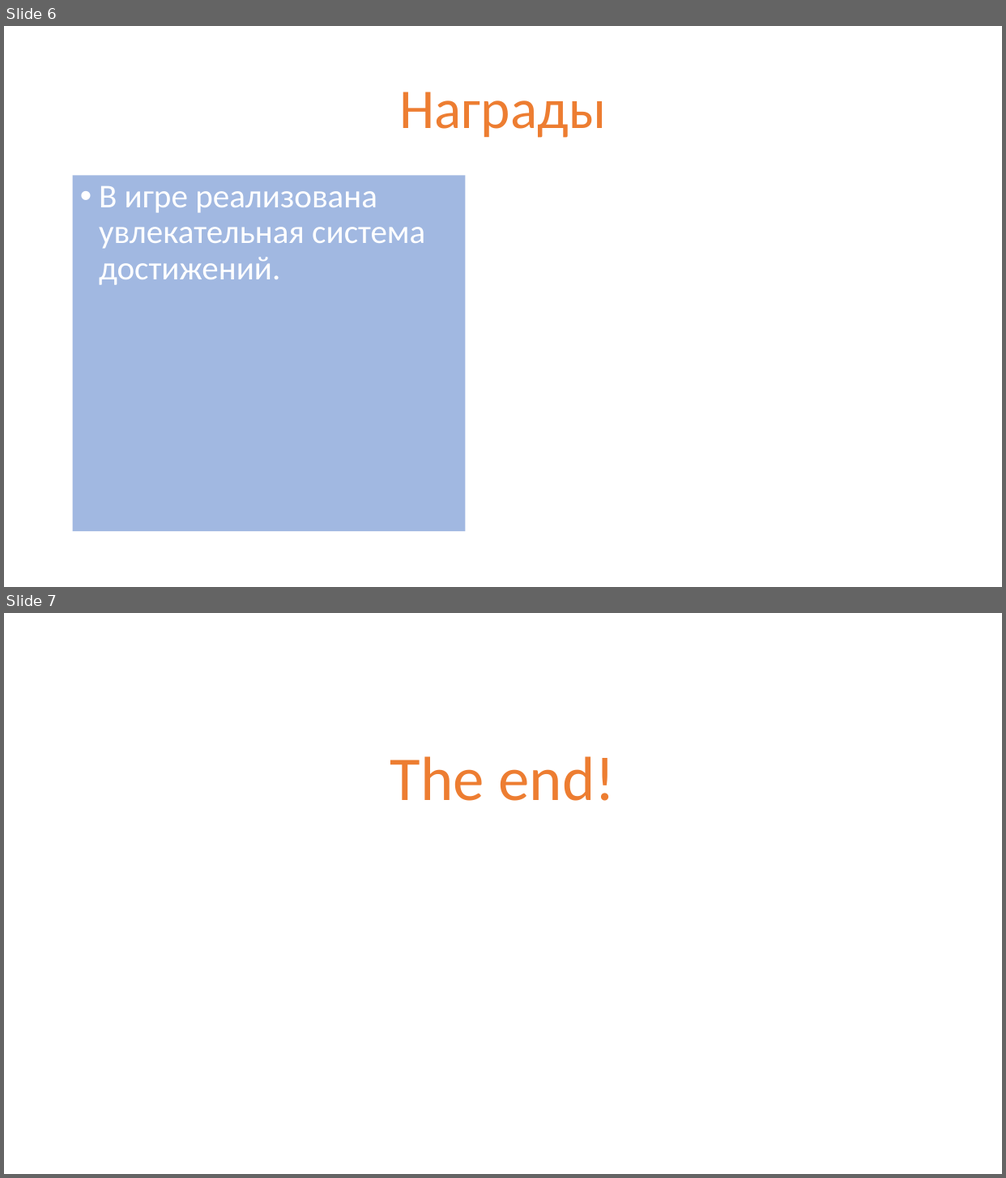
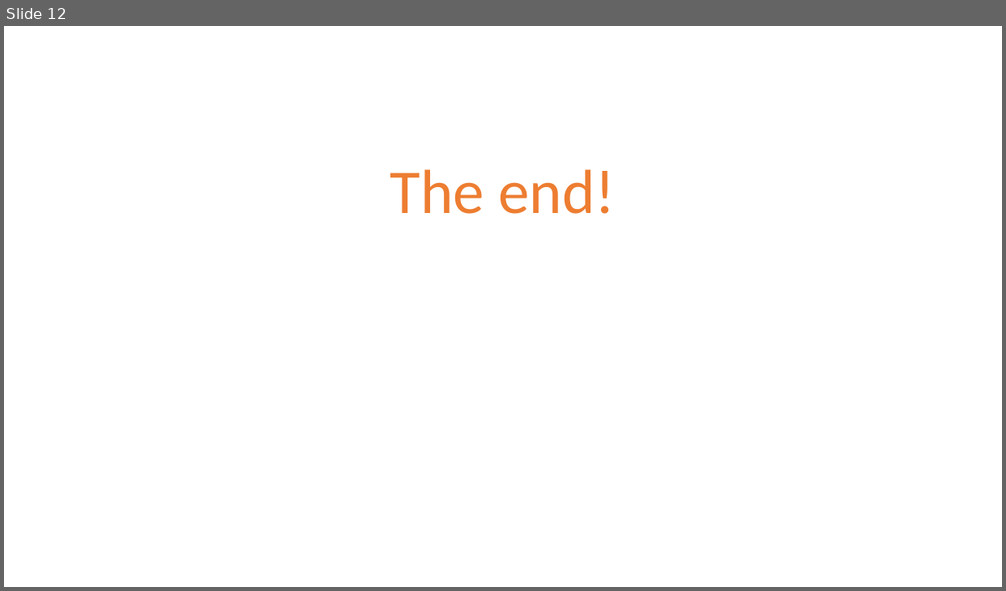
Before and after one commit to ilmerkul/Tetris, a slide deck: Tetris.pptx. Shown one above the other, each under a label of ours: slides 6 and 7 before the commit, slide 12 after it. The pictures are 1006x1178 and 1006x591 pixels, drawn with LibreOffice and Linux fonts; fonts in the diff are those of the drawing; background and template pictures are left out. Boxes give left, top, right and bottom in pixels: in the first picture for what was removed or moved away, otherwise in the second. Text is boxed around its words. In the diff, an @@ line names an element or a change of style, - is before the commit and + after.

```diff
--- a/Tetris.pptx
+++ b/Tetris.pptx
@@ slide 6 removed at [4,26,1002,587], background picture (left out) @@
@@ title removed at [400,92,607,138] @@
-Награды
@@ text removed at [73,176,466,532] @@
-• В игре реализована увлекательная система достижений.
@@ what was slide 7 is now slide 12 @@
```
Also in this commit, not shown: 2 slides changed, 9 slides added, 3 other slides removed.
